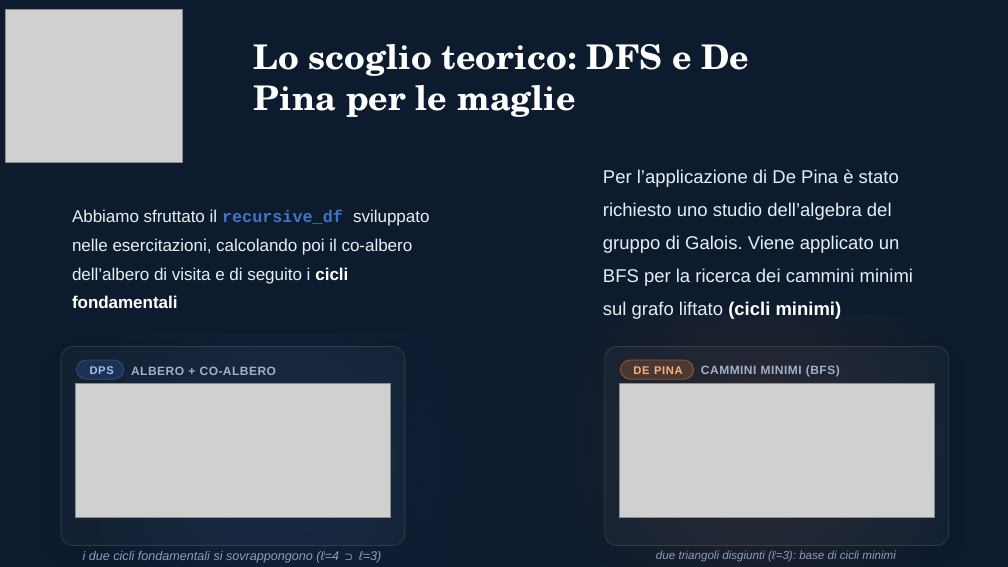
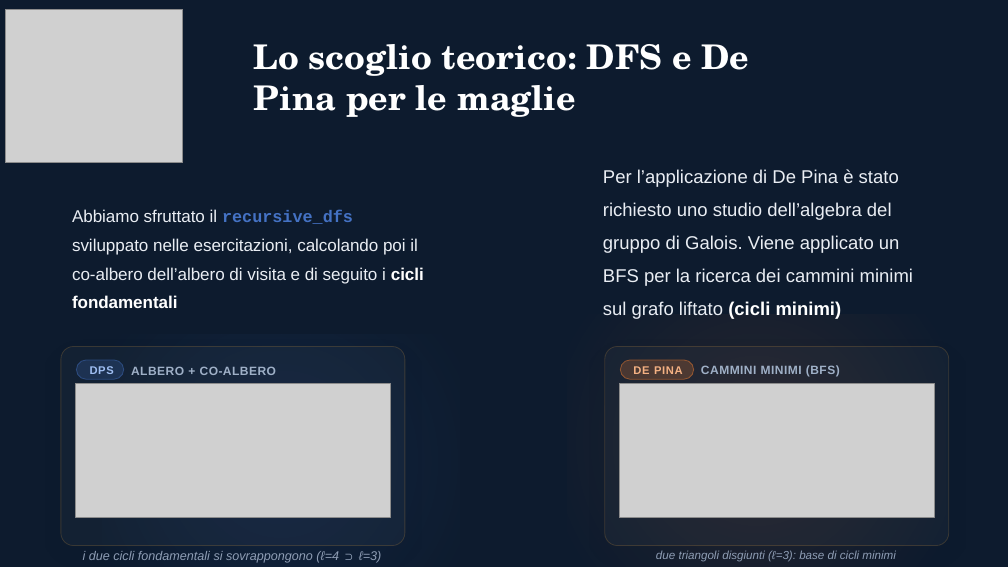
Before and after one commit to stromboli34/PCS, a slide deck: slide 6 of Progetto_finale/PRESENTAZIONE.pptx. Drawn at 1008x567 pixels with LibreOffice and Linux fonts; fonts in the diff are those of the drawing; grey boxes stand for pictures. Boxes give left, top, right and bottom in pixels: in the first picture for what was removed or moved away, otherwise in the second. Text is boxed around its words. In the diff, an @@ line names an element or a change of style, - is before the commit and + after.

```diff
--- a/Progetto_finale/PRESENTAZIONE.pptx
+++ b/Progetto_finale/PRESENTAZIONE.pptx
@@ text at [72,209,424,308]: text changed @@
-Abbiamo sfruttato il recursive_df sviluppato nelle esercitazioni, calcolando poi il co‑albero dell’albero di visita e di seguito i cicli fondamentali
+Abbiamo sfruttato il recursive_dfs sviluppato nelle esercitazioni, calcolando poi il co‑albero dell’albero di visita e di seguito i cicli fondamentali
```
Also in this commit, not shown: 3 other files.
